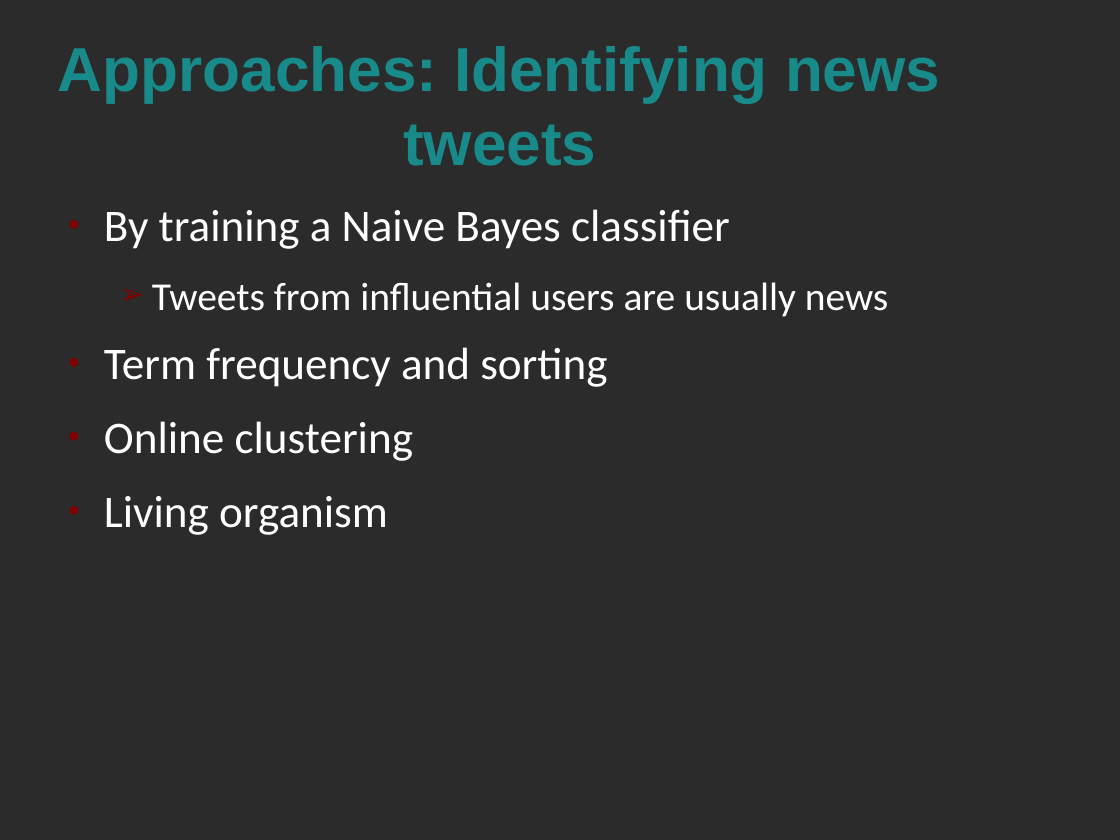
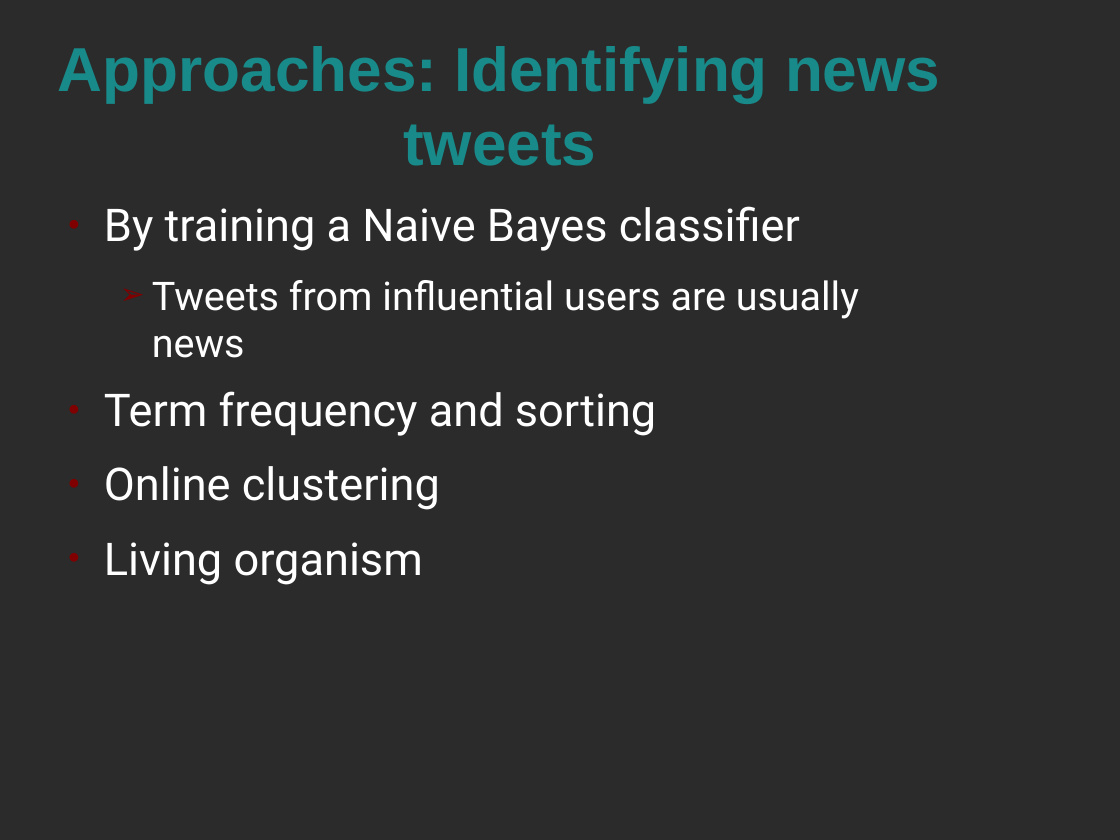
Before and after one commit to alextsil/twitter-topic-detection-and-analysis, a slide deck: slide 10 of parousiasi/presentation.odp. Drawn at 1120x840 pixels with LibreOffice and Linux fonts; fonts in the diff are those of the drawing; background and template pictures are left out; a plain dark background stands for a picture behind light text. Boxes give left, top, right and bottom in pixels: in the first picture for what was removed or moved away, otherwise in the second. Text is boxed around its words. In the diff, an @@ line names an element or a change of style, - is before the commit and + after.

```diff
--- a/parousiasi/presentation.odp
+++ b/parousiasi/presentation.odp
@@ text "By training a Naive Bayes ..." at <box>104,206,859,585</box>: font Calibri to Roboto @@
```
Also in this commit, not shown: 2 other slides changed, 3 slides removed, 1 other file.
